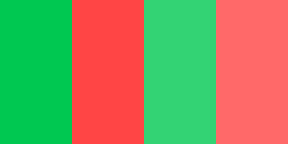
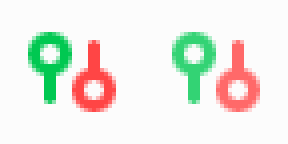
Revision of a layered (288, 144) image; what changed, layer by layer:
showed "Слой 8" over [216, 40, 260, 112]
showed "Слой 7" over [172, 32, 216, 104]
showed "Слой 6" over [72, 40, 116, 112]
showed "Слой 5" over [28, 32, 72, 104]
added layer "Слой 10" (1%) above "Слой 9" over [0, 0, 288, 144]
hid "Слой 9" over [0, 0, 288, 144]
